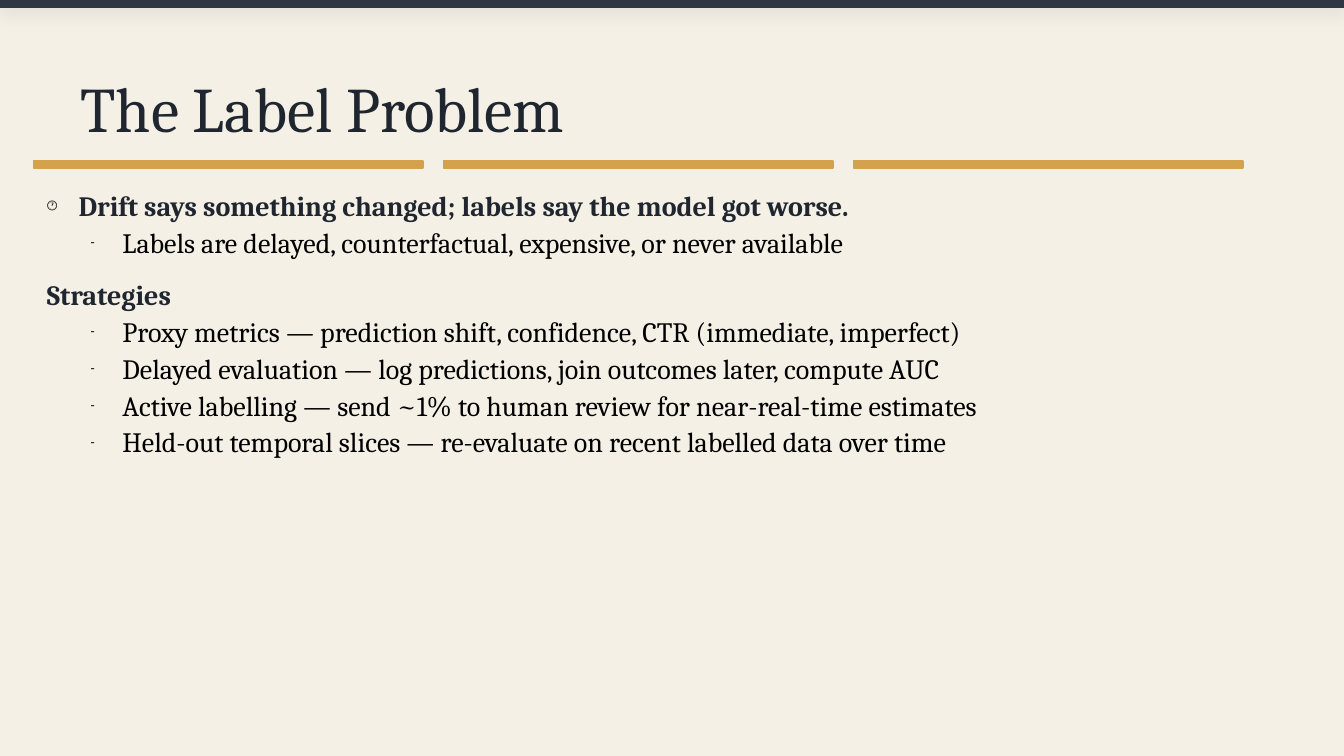
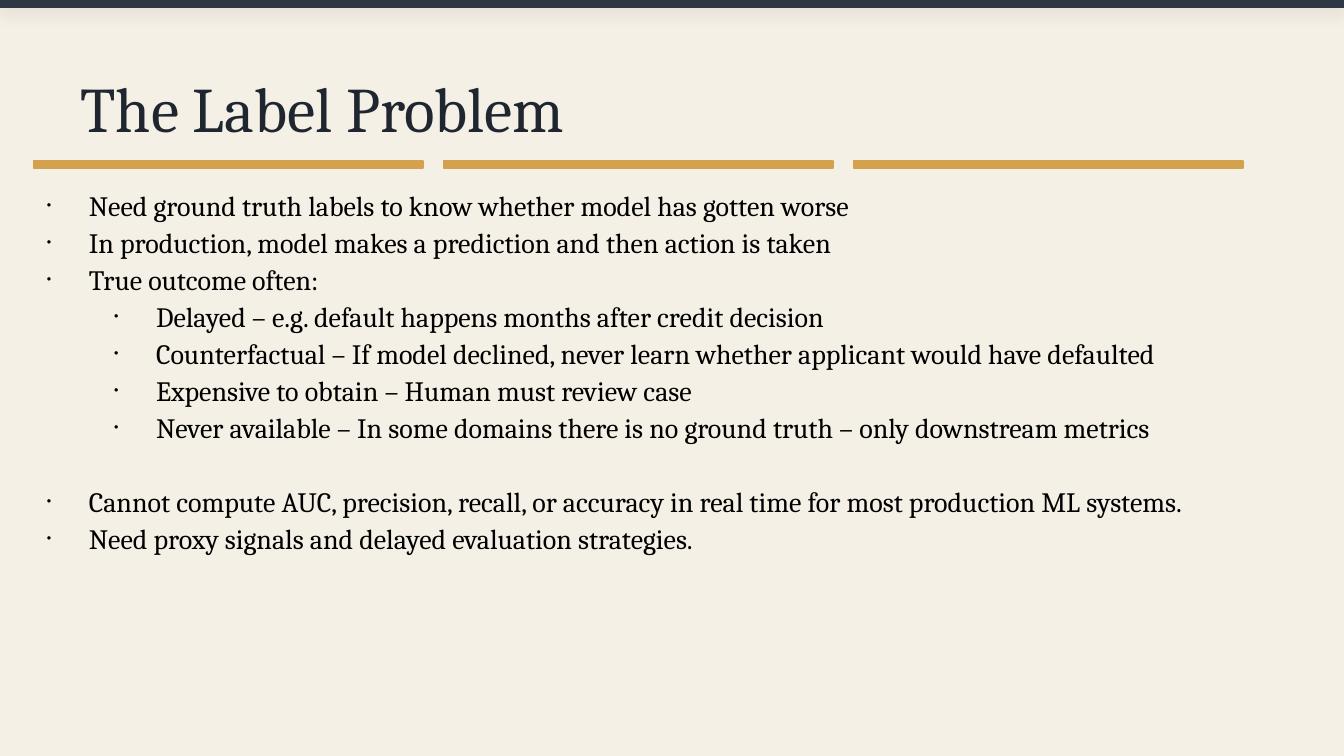
Before and after one commit to davejeon/dsr_ml_ops, a slide deck: slide 45 of day2_slides.pptx (slide 15 before the commit). Drawn at 1344x756 pixels with LibreOffice and Linux fonts; fonts in the diff are those of the drawing. Boxes give left, top, right and bottom in pixels: in the first picture for what was removed or moved away, otherwise in the second. Text is boxed around its words. In the diff, an @@ line names an element or a change of style, - is before the commit and + after.

```diff
--- a/day2_slides.pptx
+++ b/day2_slides.pptx
@@ text at bbox=[89, 196, 1182, 555]: text changed @@
-🕐 Drift says something changed; labels say the model got worse.
-– Labels are delayed, counterfactual, expensive, or never available
-Strategies
-– Proxy metrics — prediction shift, confidence, CTR (immediate, imperfect)
-– Delayed evaluation — log predictions, join outcomes later, compute AUC
-– Active labelling — send ~1% to human review for near-real-time estimates
-– Held-out temporal slices — re-evaluate on recent labelled data over time
+• Need ground truth labels to know whether model has gotten worse
+• In production, model makes a prediction and then action is taken
+• True outcome often:
+  • Delayed – e.g. default happens months after credit decision
+  • Counterfactual – If model declined, never learn whether applicant would have defaulted
+  • Expensive to obtain – Human must review case
+  • Never available – In some domains there is no ground truth – only downstream metrics
+• Cannot compute AUC, precision, recall, or accuracy in real time for most production ML systems.
+• Need proxy signals and delayed evaluation strategies.
```
Also in this commit, not shown: 16 other slides changed, 31 slides added, 1 slide removed, 2 other files.
